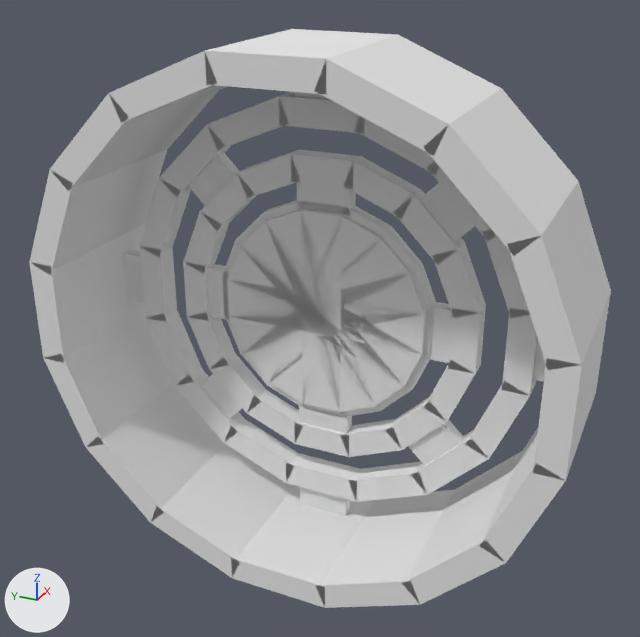
The OBJ model src/main/resources/assets/ivv/objmodels/parts/rim_futuristic.obj: old version first, new version second.
One viewpoint serves both versions: a camera (50 mm lens) standing at (-0.951, -0.389, 0.429) and looking at (-0.109, -0.01, 0.008). Every picture has the same lights, and +X, +Y and +Z are marked at lower left. Where no turn or scale is listed for an object, it has been applied to the vertices. Vertices at the same position are counted once.

Objects in the first picture: 'rim'.
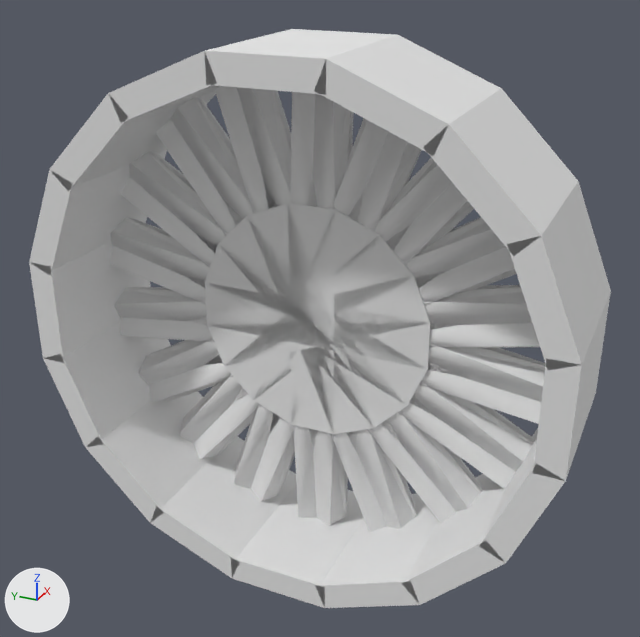
Location of each change, [x1, y1, x2, y2] in pixels of the pictures (640 x 637 px):
'rim_normal', added: after [110, 86, 545, 529]
'rim_mirrored', added: after [110, 87, 546, 532]
part 1 of me_rim, rebuilt (26% narrower, 25% shorter): before [183, 150, 486, 457]; after [205, 203, 430, 434]
part 2 of me_rim, deleted: before [123, 92, 546, 516]
part 3 of me_rim, cut back: [29, 29, 611, 608] in both

Edits to the bpy script that builds the scene:
```text
Change me_rim:
    used by ob_rim; location = (0.0, 0.0, 0.0)
    remove me_rim.from_pydata(...)  # 448 vertices, 864 faces; spans x -0.211..-0.024, y -0.312..0.312, z -0.312..0.312
    add me_rim.from_pydata(...)  # 128 vertices, 144 faces; spans x -0.212..-0.024, y -0.312..0.312, z -0.312..0.312
    me_rim part 1: the loose piece of 96 vertices spanning x -0.082..-0.059, y -0.188..0.188, z -0.188..0.188 is rebuilt with 32 vertices and now spans x -0.11..-0.056, y -0.141..0.141, z -0.141..0.141, in mat_m_0_001 (white #e7e7e7)
    me_rim part 2: 15 loose pieces with 256 vertices, spanning x -0.084..-0.055, y -0.281..0.281, z -0.281..0.281, are deleted
    me_rim part 3
    48 vertices are removed from x -0.211, y -0.312..0.312, z -0.312..0.312
    192 faces are deleted
    48 new vertices lie (-0.188, 0.0, 0.0) away from vertices in x -0.024, y -0.312..0.312, z -0.312..0.312
    96 new faces join them
    remove me_rim.materials.append(mat_m_0)  # white #e7e7e7
Add me_rim_normal:
    me_rim_normal.from_pydata(...)  # 108 vertices, 99 faces; spans x -0.109..-0.051, y -0.298..0.298, z -0.297..0.297
    me_rim_normal.materials.append(mat_m_0_001)  # white #e7e7e7
Add me_rim_mirrored:
    me_rim_mirrored.from_pydata(...)  # 108 vertices, 99 faces; spans x -0.109..-0.051, y -0.298..0.298, z -0.297..0.297
    me_rim_mirrored.materials.append(mat_m_0_001)  # white #e7e7e7
Add ob_rim_normal:
    ob_rim_normal = bpy.data.objects.new('rim_normal', me_rim_normal)
    ob_rim_normal.location = (0.0, 0.0, 0.0)
Add ob_rim_mirrored:
    ob_rim_mirrored = bpy.data.objects.new('rim_mirrored', me_rim_mirrored)
    ob_rim_mirrored.location = (0.0, 0.0, 0.0)
```
